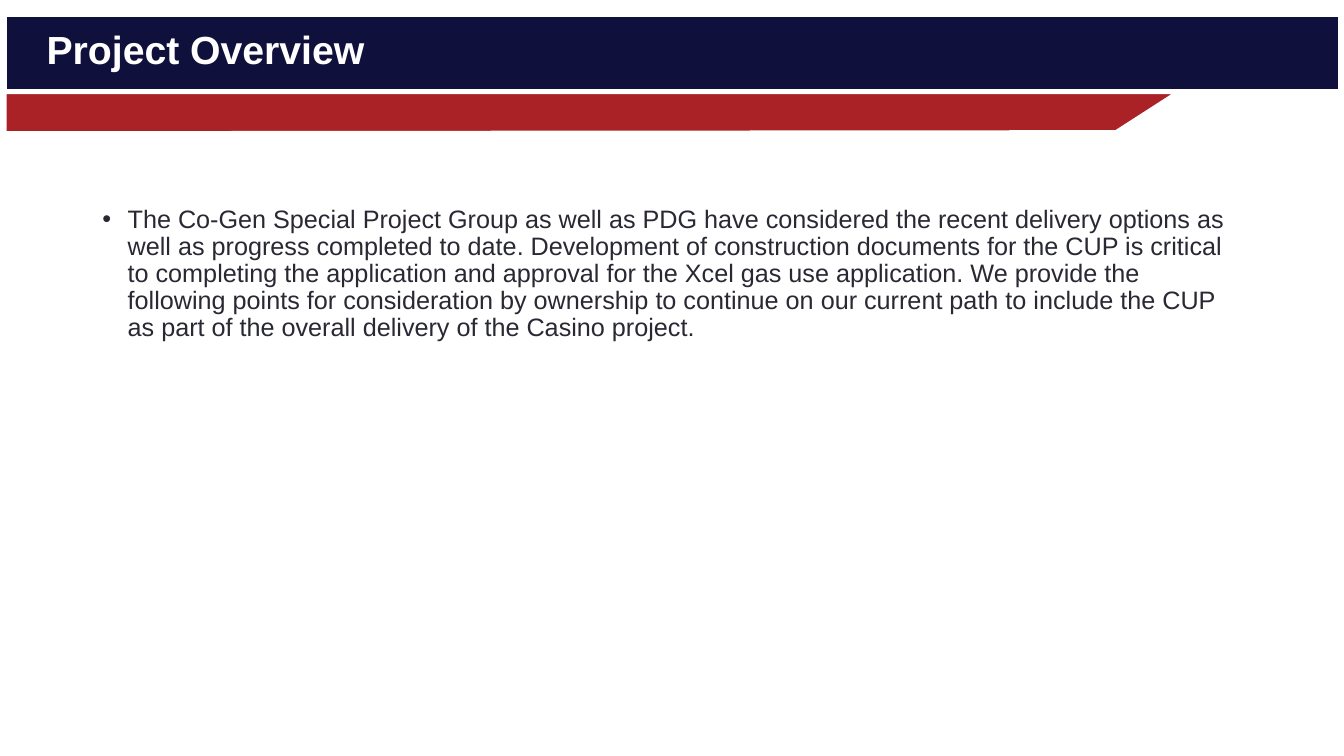
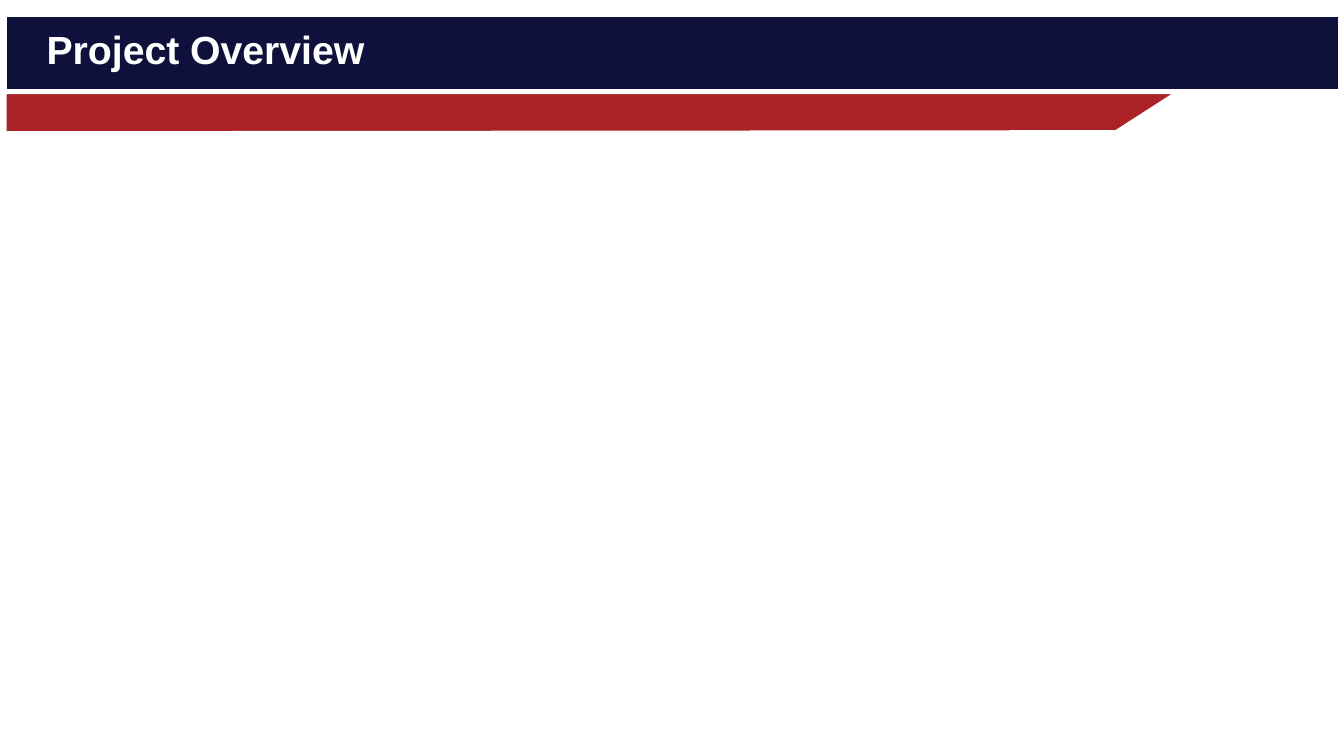
Before and after one commit to EchamounUSEDC/Deal-Agent, a slide deck: slide 2 of presentation/CoGen_CUP_Presentation.pptx. Drawn at 1344x756 pixels with LibreOffice and Linux fonts; fonts in the diff are those of the drawing. Boxes give left, top, right and bottom in pixels: in the first picture for what was removed or moved away, otherwise in the second. Text is boxed around its words. In the diff, an @@ line names an element or a change of style, - is before the commit and + after.

```diff
--- a/presentation/CoGen_CUP_Presentation.pptx
+++ b/presentation/CoGen_CUP_Presentation.pptx
@@ text removed at [128, 209, 1224, 342] @@
-• The Co-Gen Special Project Group as well as PDG have considered the recent delivery options as well as progress completed to date. Development of construction documents for the CUP is critical to completing the application and approval for the Xcel gas use application. We provide the following points for consideration by ownership to continue on our current path to include the CUP as part of the overall delivery of the Casino project.
```
Also in this commit, not shown: 1 other file.
